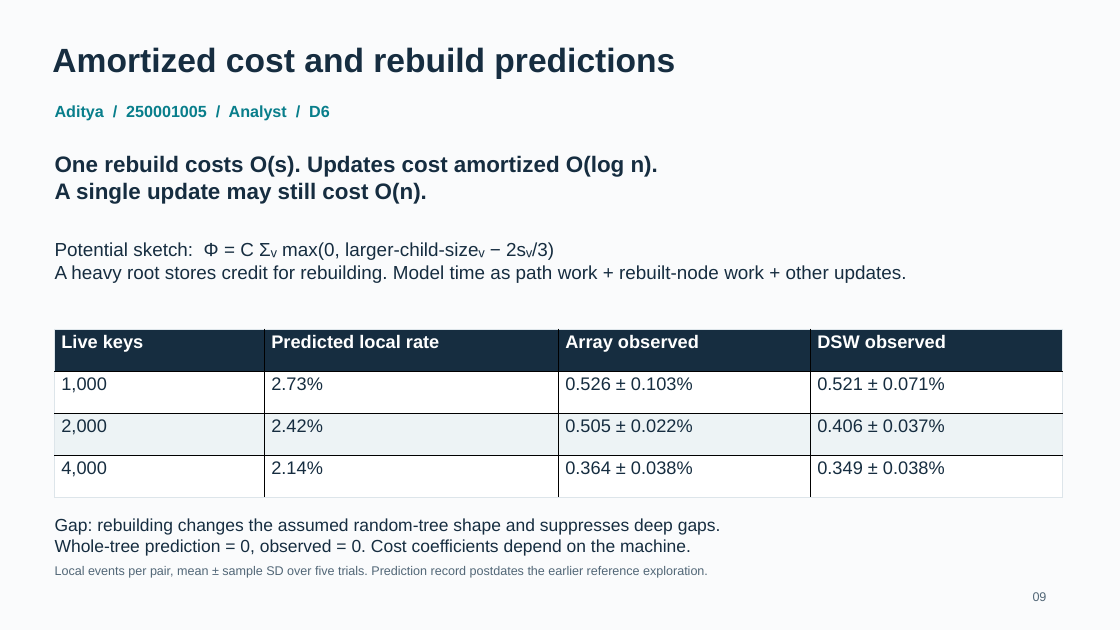
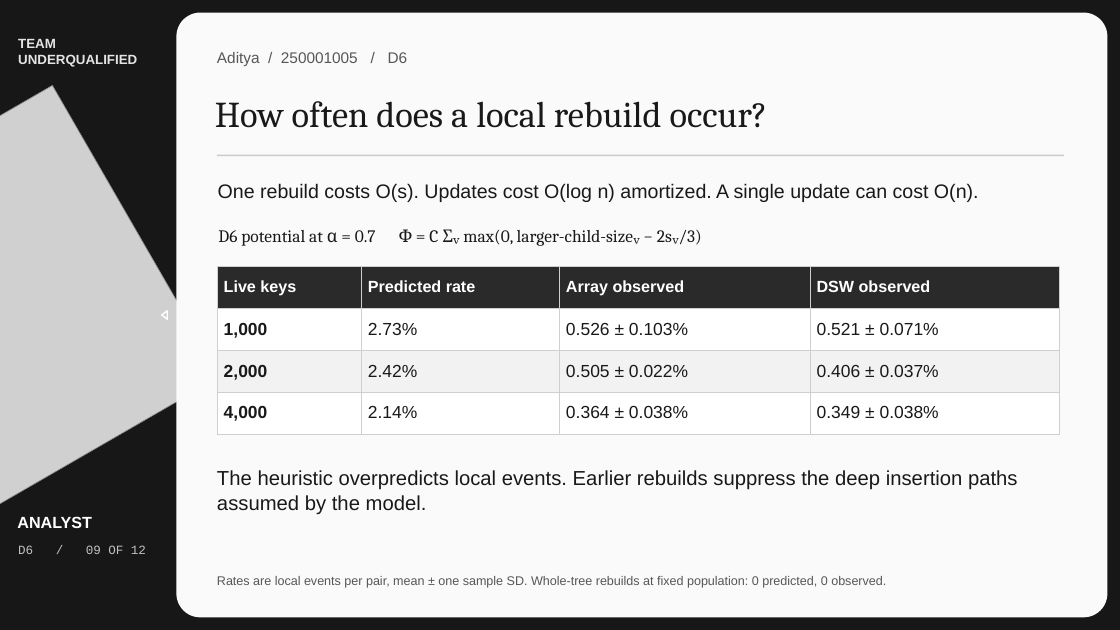
Before and after one commit to MayankMoyal/DSA-Project, a slide deck: slide 9 of docs/slides/slides.pptx. Drawn at 1120x630 pixels with LibreOffice and Linux fonts; fonts in the diff are those of the drawing; grey boxes stand for pictures. Boxes give left, top, right and bottom in pixels: in the first picture for what was removed or moved away, otherwise in the second. Text is boxed around its words. In the diff, an @@ line names an element or a change of style, - is before the commit and + after.

Commit message:
updated slides

```diff
--- a/docs/slides/slides.pptx
+++ b/docs/slides/slides.pptx
@@ background #FAFBFC to #171717 @@
@@ rounded rectangle added at [176, 13, 1107, 617], fill #FAFAFA @@
@@ text added at [18, 39, 137, 67], 14.2 pt, text #E4E4E4, bold @@
+TEAM
+UNDERQUALIFIED
@@ text removed at [52, 47, 675, 78] @@
-Amortized cost and rebuild predictions
@@ text at [217, 52, 408, 66]: text changed; size 17.2 to 16.5 pt; text colour #087E8B to #575757; bold off @@
-Aditya / 250001005 / Analyst / D6
+Aditya / 250001005 / D6
@@ picture added at [0, 86, 220, 545] @@
@@ text added at [215, 101, 768, 128], 39 pt, text #191919 @@
+How often does a local rebuild occur?
@@ rectangle added at [217, 155, 1064, 156], fill #CBCBCB @@
@@ text at [218, 183, 979, 202]: text changed; size 24 to 21 pt; text colour #162D40 to #191919; bold off @@
-One rebuild costs O(s). Updates cost amortized O(log n).
-A single update may still cost O(n).
+One rebuild costs O(s). Updates cost O(log n) amortized. A single update can cost O(n).
@@ text at [218, 229, 702, 246]: text changed; size 20.2 to 18.8 pt; font Arial to Cambria; text colour #162D40 to #191919 @@
-Potential sketch: Φ = C Σᵥ max(0, larger-child-sizeᵥ − 2sᵥ/3)
-A heavy root stores credit for rebuilding. Model time as path work + rebuilt-node work + other updates.
+D6 potential at α = 0.7 Φ = C Σᵥ max(0, larger-child-sizeᵥ − 2sᵥ/3)
@@ table at [217, 266, 1060, 434] @@
-row 1, column 2: Predicted local rate
+row 1, column 2: Predicted rate
@@ fill #162D40 to #2A2A2A in row 1 @@
@@ fill #EDF3F5 to #F2F2F2 in row 3 @@
@@ size 19.5 to 17.2 pt in "Live keys", "Array observed", "DSW observed" @@
@@ size 19.5 to 18.8 pt, text colour #162D40 to #191919 in "1,000", "2.73%", "0.526 ± 0.103%", "0.521 ± 0.071%" and 8 more places @@
@@ bold on in "1,000", "2,000", "4,000" @@
@@ borders changed @@
@@ table: place and size @@
-table at [54, 329, 1062, 497]
+table at [217, 266, 1060, 434]
@@ freeform shape added at [162, 310, 167, 318], outline #FFFFFF 1.5 pt @@
@@ text added at [217, 470, 1018, 514], 21.8 pt, text #191919 @@
+The heuristic overpredicts local events. Earlier rebuilds suppress the deep insertion paths assumed by the model.
@@ text added at [17, 516, 92, 528], 17.2 pt, text #FFFFFF, bold @@
+ANALYST
@@ text removed at [55, 518, 721, 556] @@
-Gap: rebuilding changes the assumed random-tree shape and suppresses deep gaps.
-Whole-tree prediction = 0, observed = 0. Cost coefficients depend on the machine.
@@ text added at [18, 545, 146, 554], 13.5 pt, text #C0C0C0 @@
+D6 / 09 OF 12
@@ vertical alignment top to middle in 3 elements at [217, 52, 408, 66], [218, 229, 702, 246], [217, 576, 886, 588] @@
@@ text at [217, 576, 886, 588]: text changed; text colour #526777 to #575757 @@
-Local events per pair, mean ± sample SD over five trials. Prediction record postdates the earlier reference exploration.
+Rates are local events per pair, mean ± one sample SD. Whole-tree rebuilds at fixed population: 0 predicted, 0 observed.
@@ text removed at [1033, 592, 1047, 601] @@
-09
```
Also in this commit, not shown: 7 other slides changed, 4 slides added, 4 slides removed, 1 other file.
